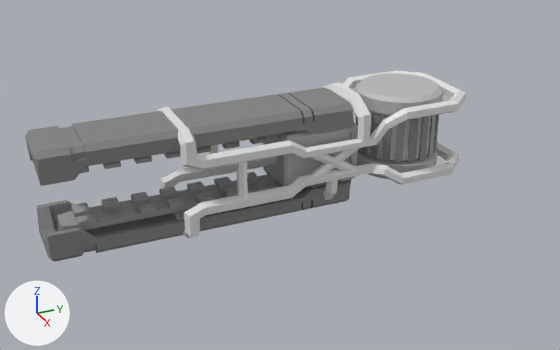
Renders of the FBX model Unity/Crimson Sands/Assets/Models/Weapons/Railgun.fbx from each side of a commit.
Camera for both pictures: a 50 mm lens placed at (0.157, -0.0763, 0.0721), pointed at (-0.0018, -0.0048, -0.0073). The axes (+X, +Y, +Z) are drawn at lower left. The lights are the same throughout. Both versions are drawn at frame 50 of the action 'Railgun Idle'; the numbers are the values there.

Script lines for the objects in view, before the commit:
```python
me_mesh_007 = bpy.data.meshes.new('Mesh.007')
me_mesh_007.from_pydata(...)  # 184 vertices, 185 faces; spans x -0.78..0.78, y -0.42..0.28, z -3.73..3.6
me_mesh_007.materials.append(mat_lambert3)  # grey #848484
me_mesh_008 = bpy.data.meshes.new('Mesh.008')
me_mesh_008.from_pydata(...)  # 331 vertices, 310 faces; spans x -0.44..0.44, y -0.2..0.13, z -3.4..3.4
me_mesh_008.materials.append(mat_lambert4)  # grey #9e9e9e
ob_railguncannon_geo_grp = bpy.data.objects.new('RailgunCannon_Geo_Grp', None)
ob_railguncannon_geo_grp.location = (0.000235, 0.0, 0.0)
ob_railguncannon_geo_grp.rotation_euler = (1.571, 0.0, 0.0)  # degrees (90, 0, 0)
ob_railguncannon_geo_grp.scale = (0.01, 0.01, 0.01)
ob_top_rail = bpy.data.objects.new('Top_Rail', me_mesh_008)
ob_top_rail.parent = ob_top_shroud_and_rail_grp
ob_top_rail.location = (0.0, 0.315, -0.108)
ob_top_shroud = bpy.data.objects.new('Top_Shroud', me_mesh_007)
ob_top_shroud.parent = ob_top_shroud_and_rail_grp
ob_top_shroud.location = (0.0, 0.574, 0.0965)
# also in view: 'Capacitor_Bars' at (0.0, 0.0269, 0.0015); 'Box' at (0.0, 0.0025, -0.0008); 'Roll_Cage' at (0.0, 0.0041, -0.0003); 'Capacitor_Main_Body' at (0.0, 0.0269, 0.0014); 'Botom_Shroud' at (0.0, -0.0258, -0.0101)
```
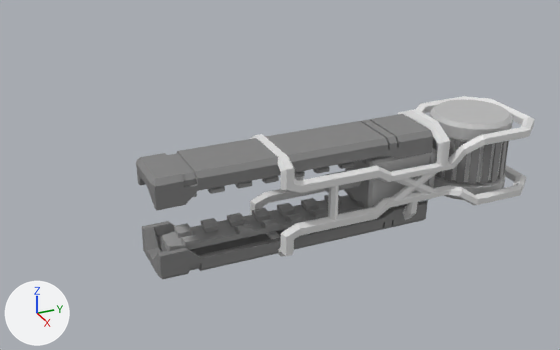
ob_railguncannon_geo_grp is not drawn itself; it is the parent of ob_bottom_shroud_and_rail_grp, ob_capacitor_body_grp, ob_top_shroud_and_rail_grp, ob_main_body_grp.

Changed parts and their boxes [x1, y1, x2, y2] in the pictures (560 x 350 px):
'Top_Shroud', moved
    before: [25, 87, 354, 186]
    after: [136, 114, 433, 211]
'Roll_Cage', moved
    before: [158, 71, 466, 238]
    after: [250, 96, 534, 256]
'Botom_Shroud', moved
    before: [37, 179, 351, 262]
    after: [142, 195, 428, 279]
'Bottom_Rail', moved
    before: [57, 170, 281, 230]
    after: [162, 191, 365, 251]
'Capacitor_Main_Body', moved
    before: [356, 73, 443, 179]
    after: [430, 100, 513, 200]
'Box', moved
    before: [263, 123, 358, 188]
    after: [344, 148, 437, 208]
'Capacitor_Bars', moved
    before: [356, 114, 439, 162]
    after: [432, 138, 509, 184]
'Top_Rail', moved
    before: [81, 133, 281, 173]
    after: [193, 159, 366, 197]
'Capacitor_Ring', moved
    before: [368, 111, 431, 160]
    after: [436, 137, 503, 182]
'Projectile_Apeture', moved
    before: [247, 156, 277, 169]
    after: [324, 169, 361, 193]
'Accelerator_Spools', moved (not visible afterwards)
    before: [291, 129, 305, 132]

The change, as a diff of the scene's bpy script:
```diff
--- a/Unity/Crimson Sands/Assets/Models/Weapons/Railgun.fbx.py
+++ b/Unity/Crimson Sands/Assets/Models/Weapons/Railgun.fbx.py
@@ ob_railguncannon_geo_grp @@
 ob_railguncannon_geo_grp = bpy.data.objects.new('RailgunCannon_Geo_Grp', None)
-ob_railguncannon_geo_grp.location = (0.000235, 0.0, 0.0)
+ob_railguncannon_geo_grp.location = (0.000235, 0.0233, -0.0104)
 ob_railguncannon_geo_grp.rotation_euler = (1.571, 0.0, 0.0)  # degrees (90, 0, 0)
```
